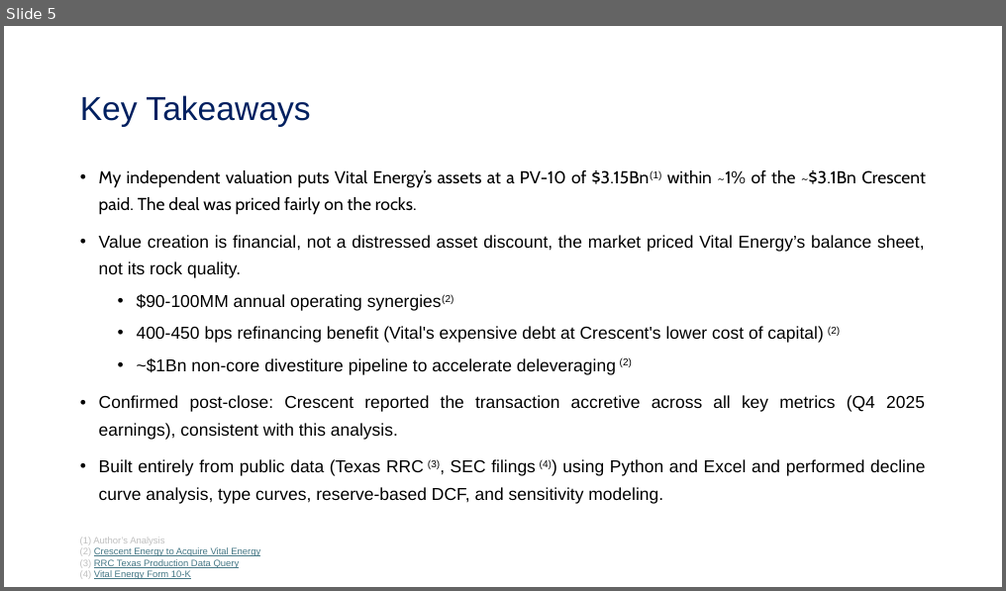
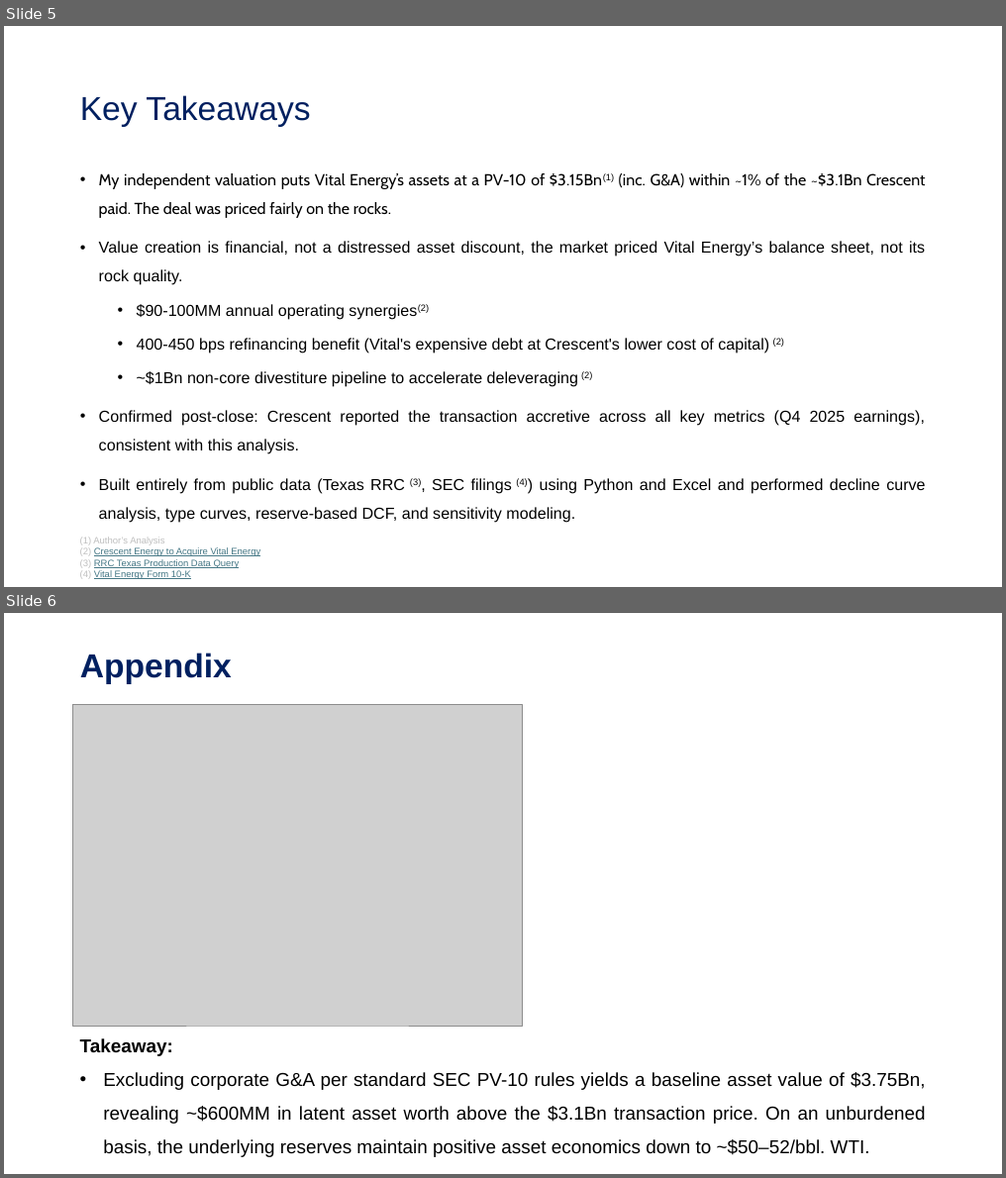
Before and after one commit to Vandan-03/Indpendent-Study, a slide deck: Presentation/Independent Asset Valuation Study.pptx. Shown one above the other, each under a label of ours: slide 5 before the commit, slides 5 and 6 after it. The pictures are 1006x591 and 1006x1178 pixels, drawn with LibreOffice and Linux fonts; fonts in the diff are those of the drawing; grey boxes stand for pictures. Boxes give left, top, right and bottom in pixels: in the first picture for what was removed or moved away, otherwise in the second. Text is boxed around its words. In the diff, an @@ line names an element or a change of style, - is before the commit and + after.

```diff
--- a/Presentation/Independent Asset Valuation Study.pptx
+++ b/Presentation/Independent Asset Valuation Study.pptx
@@ slide 6 added at [4,613,1002,1174], background #FFFFFF @@
@@ title added at [80,653,232,684], 32 pt, text #002060, bold @@
+Appendix
@@ picture added at [73,704,523,1026] @@
@@ text added at [80,1039,926,1157], 18 pt, text #000000 @@
+Takeaway:
+• Excluding corporate G&A per standard SEC PV-10 rules yields a baseline asset value of $3.75Bn, revealing ~$600MM in latent asset worth above the $3.1Bn transaction price. On an unburdened basis, the underlying reserves maintain positive asset economics down to ~$50–52/bbl. WTI.
@@ slide 5 changed as well @@
@@ text at [99,174,925,218]: text changed; size 16.6 to 15.3 pt @@
-• My independent valuation puts Vital Energy’s assets at a PV-10 of $3.15Bn(1) within ~1% of the ~$3.1Bn Crescent paid. The deal was priced fairly on the rocks.
+• My independent valuation puts Vital Energy’s assets at a PV-10 of $3.15Bn(1) (inc. G&A) within ~1% of the ~$3.1Bn Crescent paid. The deal was priced fairly on the rocks.
@@ text at [99,241,925,523]: size 16.6 to 15.3 pt in "Value creation is financial, not a distressed ...", "$90-100MM annual operating synergies(2)", "400-450 bps refinancing benefit (Vital's expensive debt ...", "~$1Bn non-core divestiture pipeline to accelerate deleveragi ..." and 2 more places; line spacing 1.3 to 1.5 @@
```
Also in this commit, not shown: 4 other slides changed, 8 other files.
